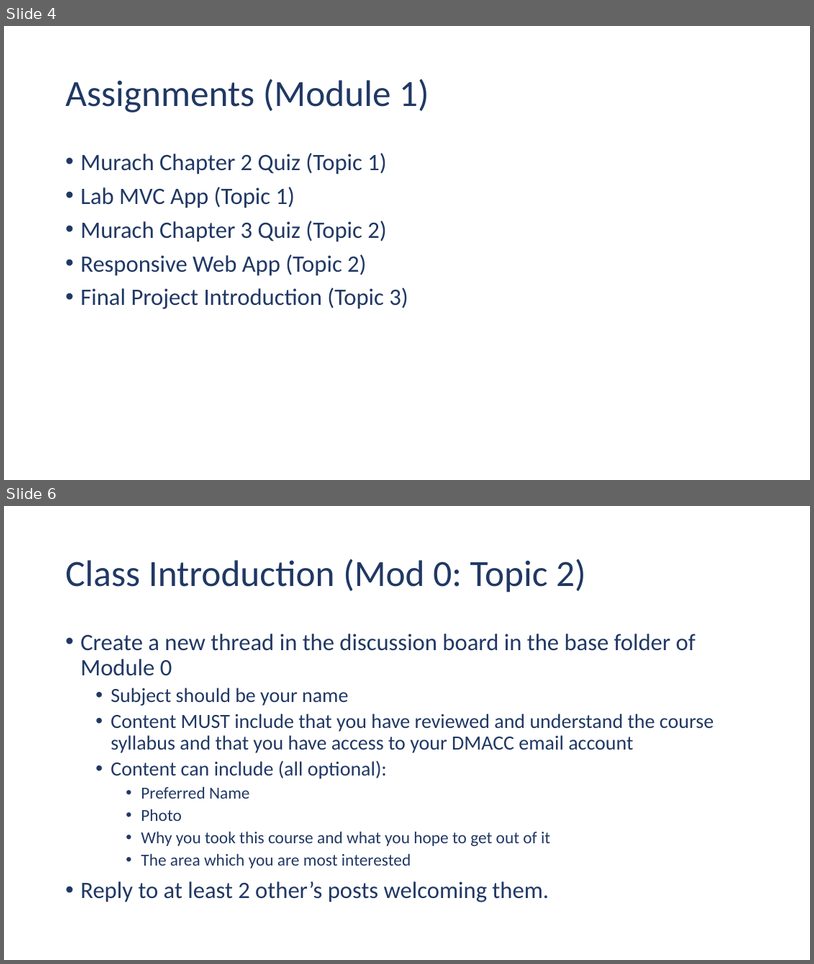
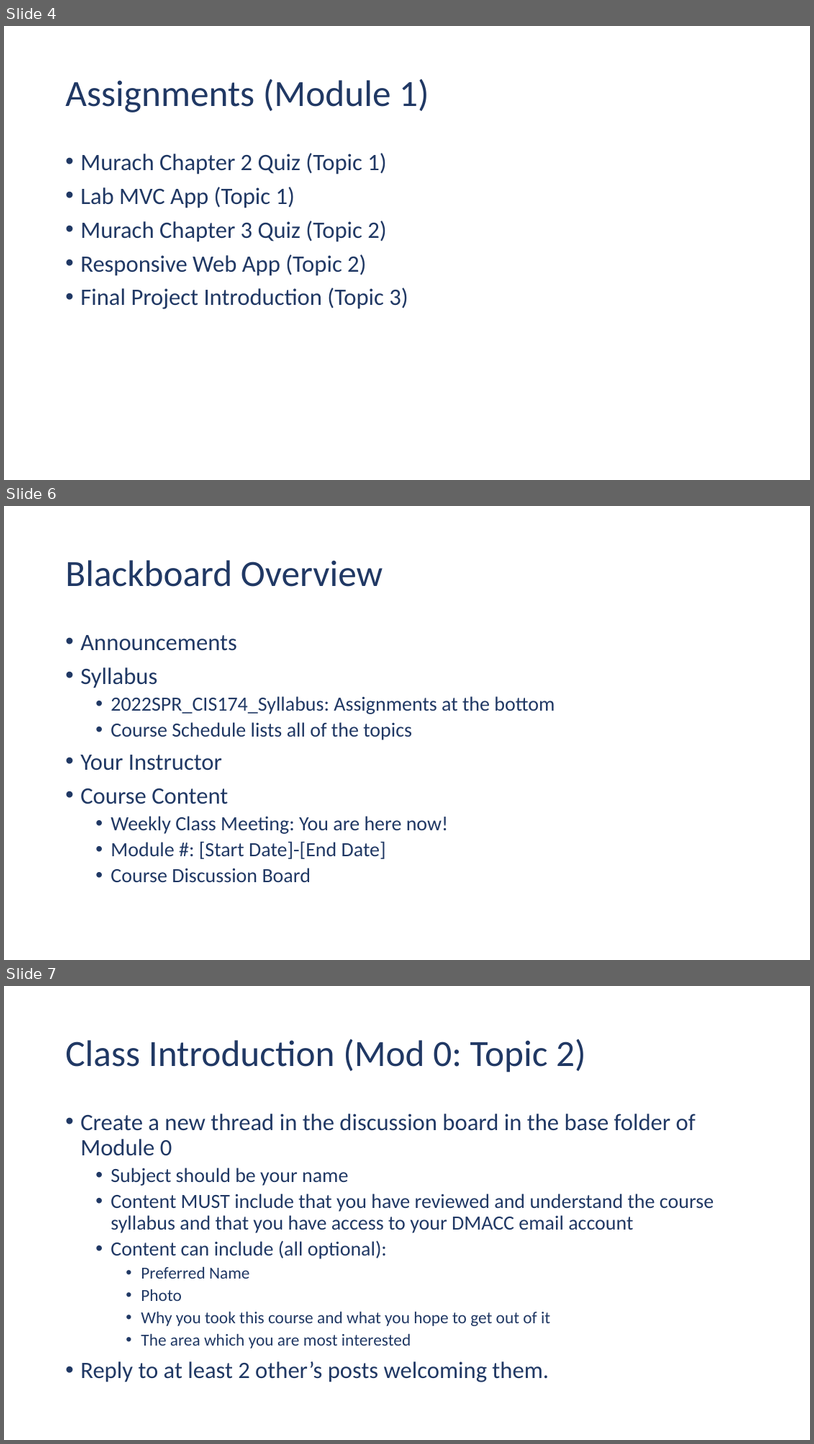
Before and after one commit to ehennis/CIS174, a slide deck: 2022-SPR/Week01.pptx. Shown one above the other, each under a label of ours: slides 4 and 6 before the commit, slides 4, 6 and 7 after it; the slides between them are not shown. The pictures are 814x964 and 814x1444 pixels, drawn with LibreOffice and Linux fonts; fonts in the diff are those of the drawing. Boxes give left, top, right and bottom in pixels: in the first picture for what was removed or moved away, otherwise in the second. Text is boxed around its words. In the diff, an @@ line names an element or a change of style, - is before the commit and + after.

Commit message:
Added more content

```diff
--- a/2022-SPR/Week01.pptx
+++ b/2022-SPR/Week01.pptx
@@ slide 6 added at bbox=[4, 506, 810, 960], background #FFFFFF @@
@@ title added at bbox=[65, 560, 383, 587], 44 pt, text #203864 @@
+Blackboard Overview
@@ text added at bbox=[80, 635, 555, 883], 24 pt, text #203864 @@
+• Announcements
+• Syllabus
+  • 2022SPR_CIS174_Syllabus: Assignments at the bottom
+  • Course Schedule lists all of the topics
+• Your Instructor
+• Course Content
+  • Weekly Class Meeting: You are here now!
+  • Module #: [Start Date]-[End Date]
+  • Course Discussion Board
@@ what was slide 6 is now slide 7 @@
```
Also in this commit, not shown: 6 slides changed, 2 other slides added.
